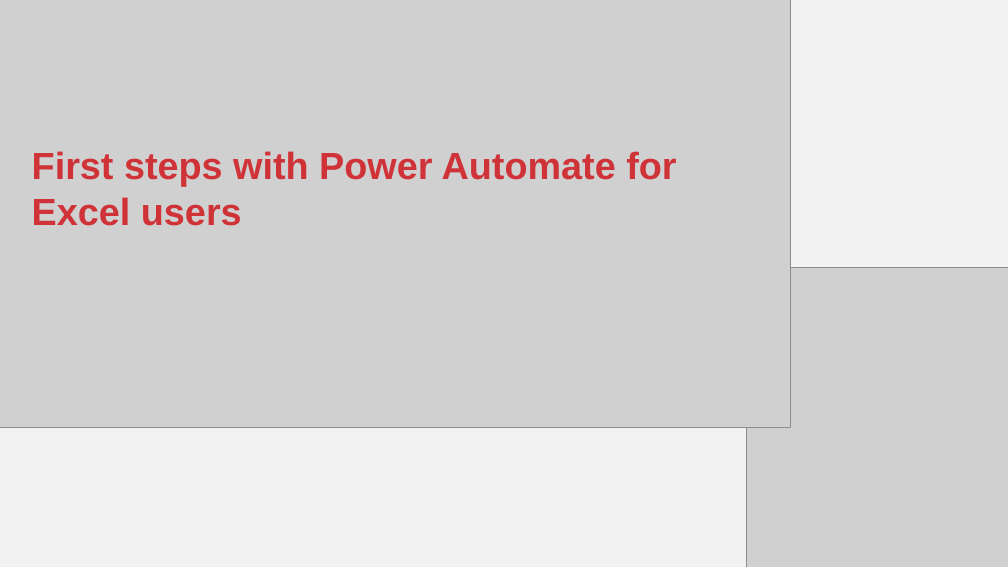
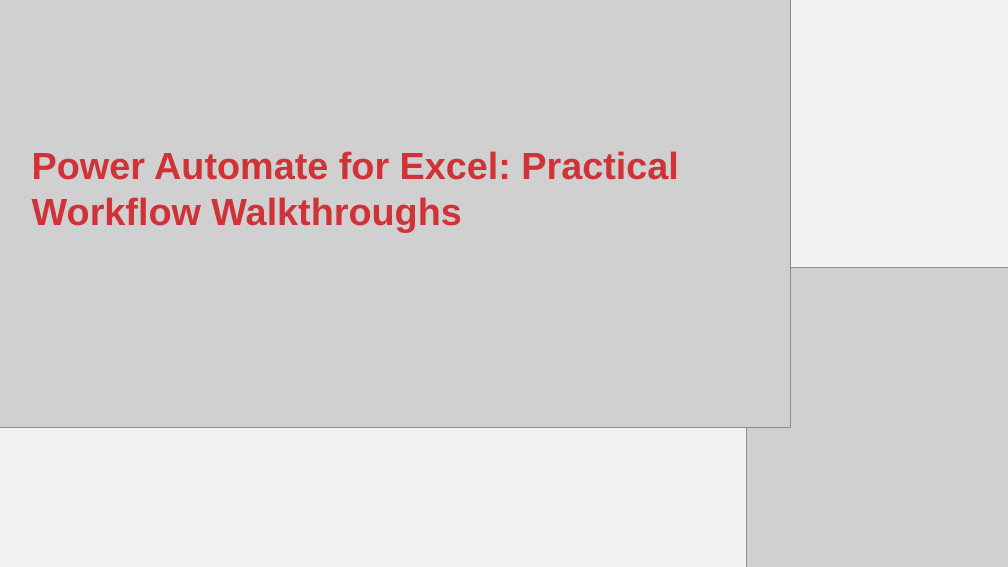
Before and after one commit to stringfestdata/first-steps-power-automate, a slide deck: slide 1 of first-steps-power-automate.pptx. Drawn at 1008x567 pixels with LibreOffice and Linux fonts; fonts in the diff are those of the drawing; grey boxes stand for pictures. Boxes give left, top, right and bottom in pixels: in the first picture for what was removed or moved away, otherwise in the second. Text is boxed around its words. In the diff, an @@ line names an element or a change of style, - is before the commit and + after.

```diff
--- a/first-steps-power-automate.pptx
+++ b/first-steps-power-automate.pptx
@@ text at [32,151,678,232]: text changed @@
-First steps with Power Automate for Excel users
+Power Automate for Excel: Practical Workflow Walkthroughs
```
Also in this commit, not shown: 2 slides added, 1 slide removed.
